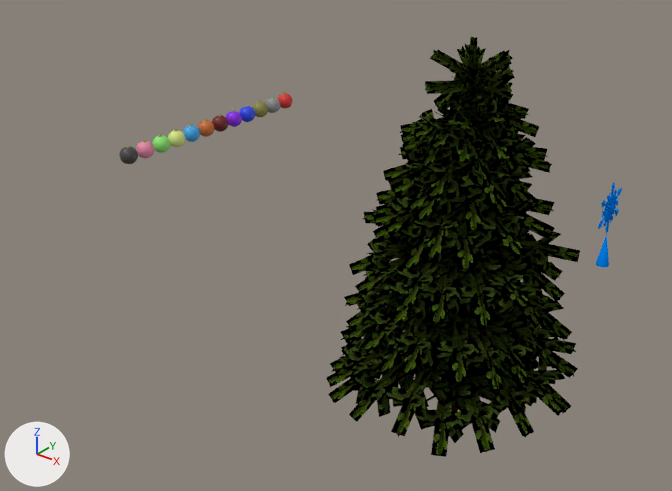
The Blender file models/christmasTreeMonument/christmasTreeMonument.blend as it was, and as the next commit left it.
The view is the same before and after, from a 50 mm camera at (33.3, -87.1, 45.2) aimed at (-6.4, -37.5, 14.5). Every picture has the same lights, and +X, +Y and +Z are marked at lower left.

In view in the first picture: 'ChristmasTree', 'Cone', 'Cube.012', 'SnowflakePart'.
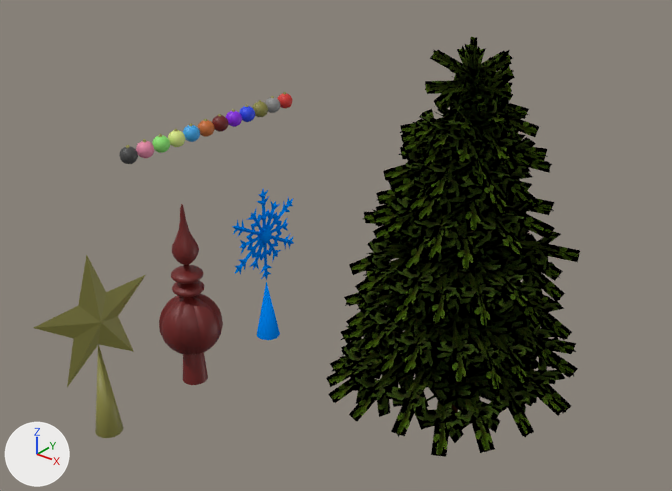
Changed parts and their boxes (x1, y1, x2, y2) in the pictures (672 x 491 px):
'Circle', added (yellow)
    after: (34, 255, 146, 387)
'SphereDecimate0.7', added
    after: (159, 293, 223, 355)
'SnowflakePart', moved
    before: (598, 182, 622, 234)
    after: (232, 189, 294, 280)
'Cone.001', added (yellow)
    after: (95, 344, 123, 438)
'Cone', moved
    before: (596, 234, 609, 267)
    after: (257, 282, 280, 340)
'Cube.016', added
    after: (172, 204, 199, 265)
'Cone.002', added (red)
    after: (183, 264, 208, 385)
'Cube.015', added
    after: (171, 265, 204, 284)
'Cube.014', added
    after: (172, 280, 204, 297)
'Cube.012', moved
    before: (607, 204, 614, 212)
    after: (258, 228, 272, 243)

The change, as a list of edits to the scene's bpy script:
```text
Change ob_cone:
    ob_cone.parent: ob_snowflaketopper -> ob_toppersnowflakepart
Change ob_snowflakepart:
    ob_snowflakepart.parent: ob_snowflaketopper -> ob_toppersnowflakepart
Change ob_cube_012:
    ob_cube_012.parent: ob_snowflaketopper -> ob_toppersnowflakepart
Add ob_toppersnowflakepart:
    ob_toppersnowflakepart = bpy.data.objects.new('TopperSnowflakePart', None)
    ob_toppersnowflakepart.location = (0.0, -52.0, 16.0)
Add ob_circle:
    ob_circle = bpy.data.objects.new('Circle', me_circle_001)  # 12 vertices, 20 faces; spans x -0.95..0.95, y -0.81..1.0, z -0.15..0.15; in mat_material_gold (yellow #89853f)
    ob_circle.parent = ob_topperstarpart
    ob_circle.location = (0.0, 0.0, 6.5)
    ob_circle.rotation_euler = (1.571, 0.0, 1.571)  # degrees (90, 0, 90)
    ob_circle.scale = (3.5, 3.5, 3.0)
Add ob_topperstarpart:
    ob_topperstarpart = bpy.data.objects.new('TopperStarPart', None)
    ob_topperstarpart.location = (0.0, -64.0, 16.0)
Add ob_spheredecimate0_7:
    ob_spheredecimate0_7 = bpy.data.objects.new('SphereDecimate0.7', me_sphere_005)  # 506 vertices, 615 faces; spans x -1.0..1.0, y -1.0..1.0, z -1.0..1.0; in mat_material_burgundy (dark red #6c1a17)
    ob_spheredecimate0_7.parent = ob_topperspikepart
    ob_spheredecimate0_7.location = (0.0, 0.0, 3.5)
    ob_spheredecimate0_7.scale = (1.7, 1.7, 1.7)
Add ob_topperspikepart:
    ob_topperspikepart = bpy.data.objects.new('TopperSpikePart', None)
    ob_topperspikepart.location = (0.0, -58.0, 16.0)
Add ob_cube_016:
    ob_cube_016 = bpy.data.objects.new('Cube.016', me_cube_017)  # 194 vertices, 192 faces; spans x -0.66..0.66, y -0.66..0.66, z -0.86..0.86; in mat_material_burgundy (dark red #6c1a17)
    ob_cube_016.parent = ob_topperspikepart
    ob_cube_016.location = (0.0, 0.0, 8.8)
    ob_cube_016.scale = (1.0, 1.0, 2.0)
Add ob_cube_015:
    ob_cube_015 = bpy.data.objects.new('Cube.015', me_cube_015)  # 194 vertices, 192 faces; spans x -0.86..0.86, y -0.86..0.86, z -0.86..0.86; in mat_material_burgundy (dark red #6c1a17)
    ob_cube_015.parent = ob_topperspikepart
    ob_cube_015.location = (0.0, 0.0, 6.5)
    ob_cube_015.scale = (1.0, 1.0, 0.4)
Add ob_cube_014:
    ob_cube_014 = bpy.data.objects.new('Cube.014', me_cube_015.copy())
    ob_cube_014.parent = ob_topperspikepart
    ob_cube_014.location = (0.0, 0.0, 5.7)
    ob_cube_014.scale = (1.0, 1.0, 0.4)
Add ob_cone_002:
    ob_cone_002 = bpy.data.objects.new('Cone.002', me_cone_003)  # 33 vertices, 32 faces; spans x -1.0..1.0, y -1.0..1.0, z 0.0..2.0; in mat_material_burgundy (dark red #6c1a17)
    ob_cone_002.parent = ob_topperspikepart
    ob_cone_002.location = (0.0, 0.0, 0.0)
    ob_cone_002.scale = (0.7, 0.7, 4.5)
Add ob_cone_001:
    ob_cone_001 = bpy.data.objects.new('Cone.001', me_cone_001)  # a 32-sided cone pointing to +z spanning x -1.0..1.0, y -1.0..1.0, z 0.0..2.0; in mat_material_gold (yellow #89853f)
    ob_cone_001.parent = ob_topperstarpart
    ob_cone_001.location = (0.0, 0.0, 0.0)
    ob_cone_001.scale = (0.7, 0.7, 2.6)
```
